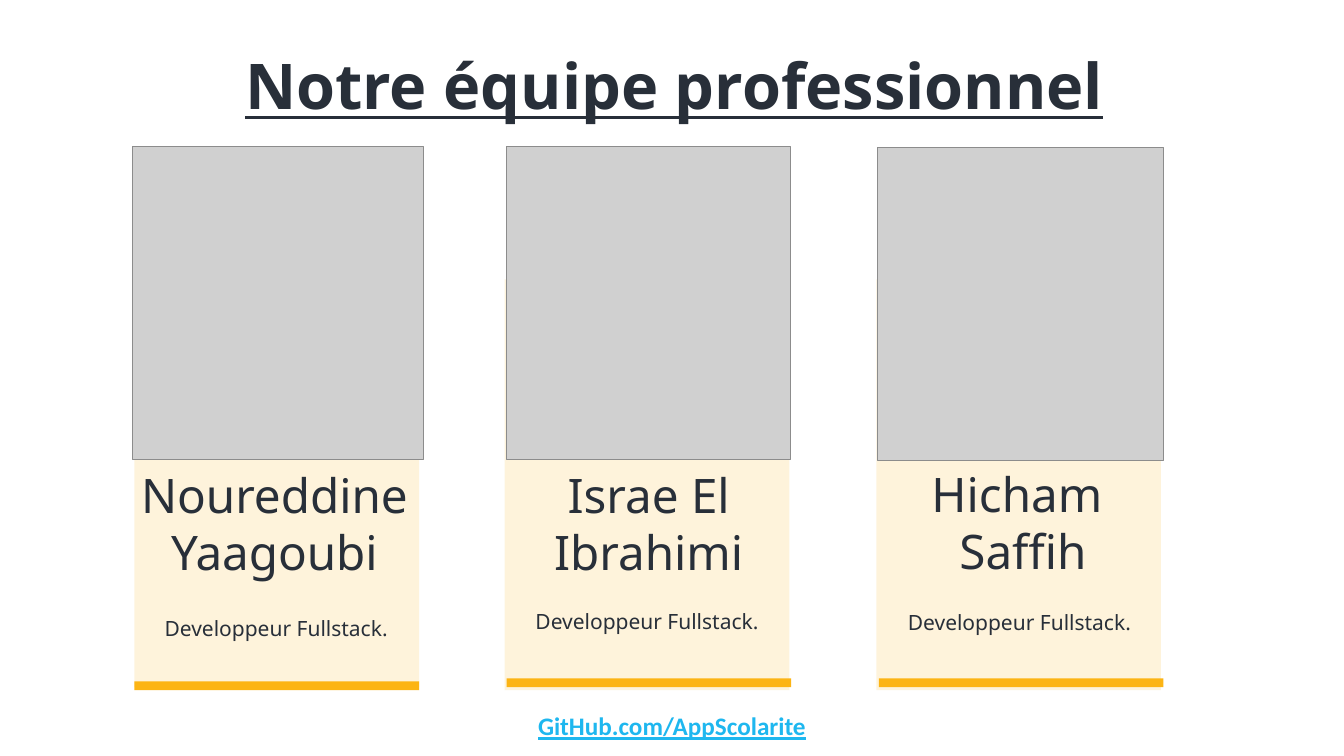
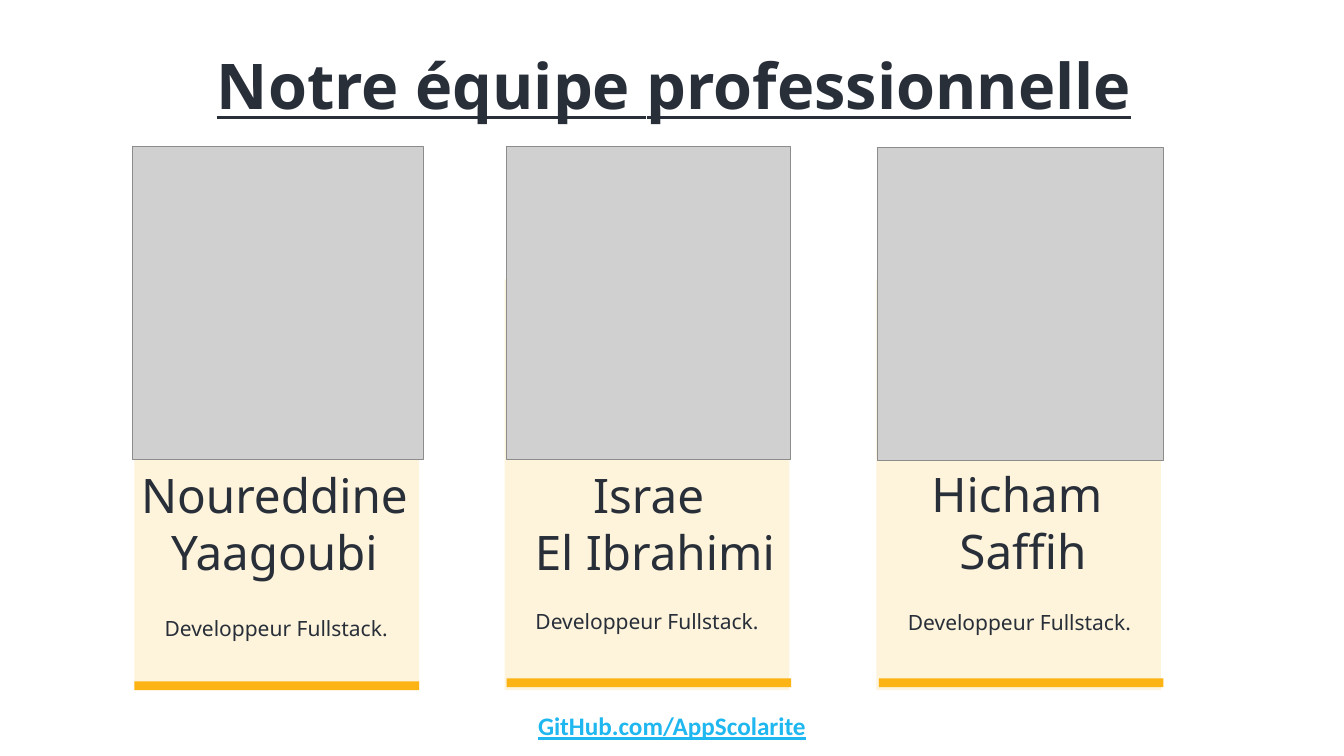
Before and after one commit to AppScolarite/AppGestionScolarite, a slide deck: slide 1 of Documents/Presentation.pptx. Drawn at 1344x756 pixels with LibreOffice and Linux fonts; fonts in the diff are those of the drawing; grey boxes stand for pictures. Boxes give left, top, right and bottom in pixels: in the first picture for what was removed or moved away, otherwise in the second. Text is boxed around its words. In the diff, an @@ line names an element or a change of style, - is before the commit and + after.

```diff
--- a/Documents/Presentation.pptx
+++ b/Documents/Presentation.pptx
@@ text at <box>217,60,1131,124</box>: text changed @@
-Notre équipe professionnel
+Notre équipe professionnelle
@@ text at <box>535,479,775,571</box>: text changed @@
-Israe El Ibrahimi
+Israe
+El Ibrahimi
```
Also in this commit, not shown: 5 other slides changed.
